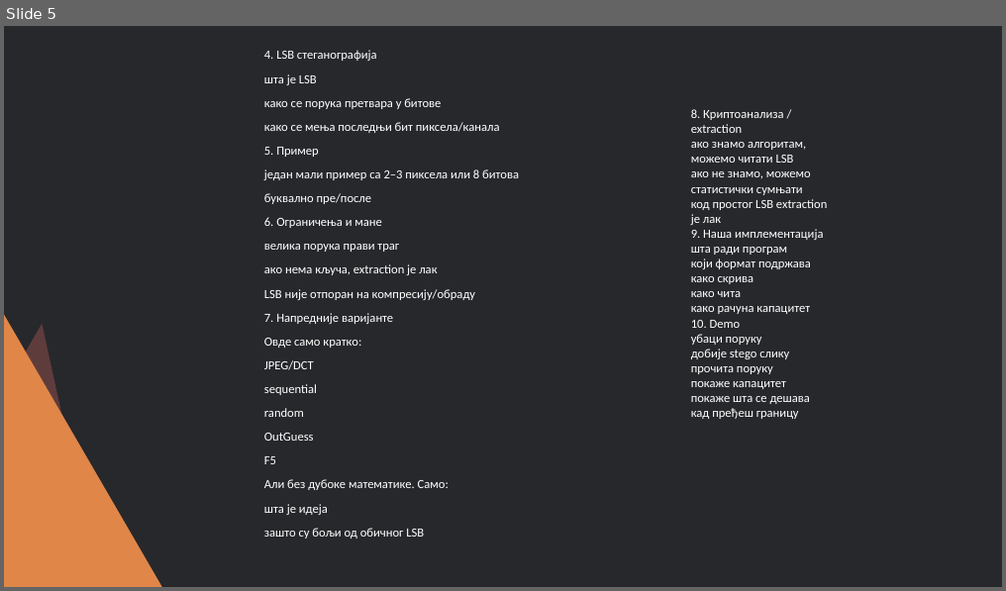
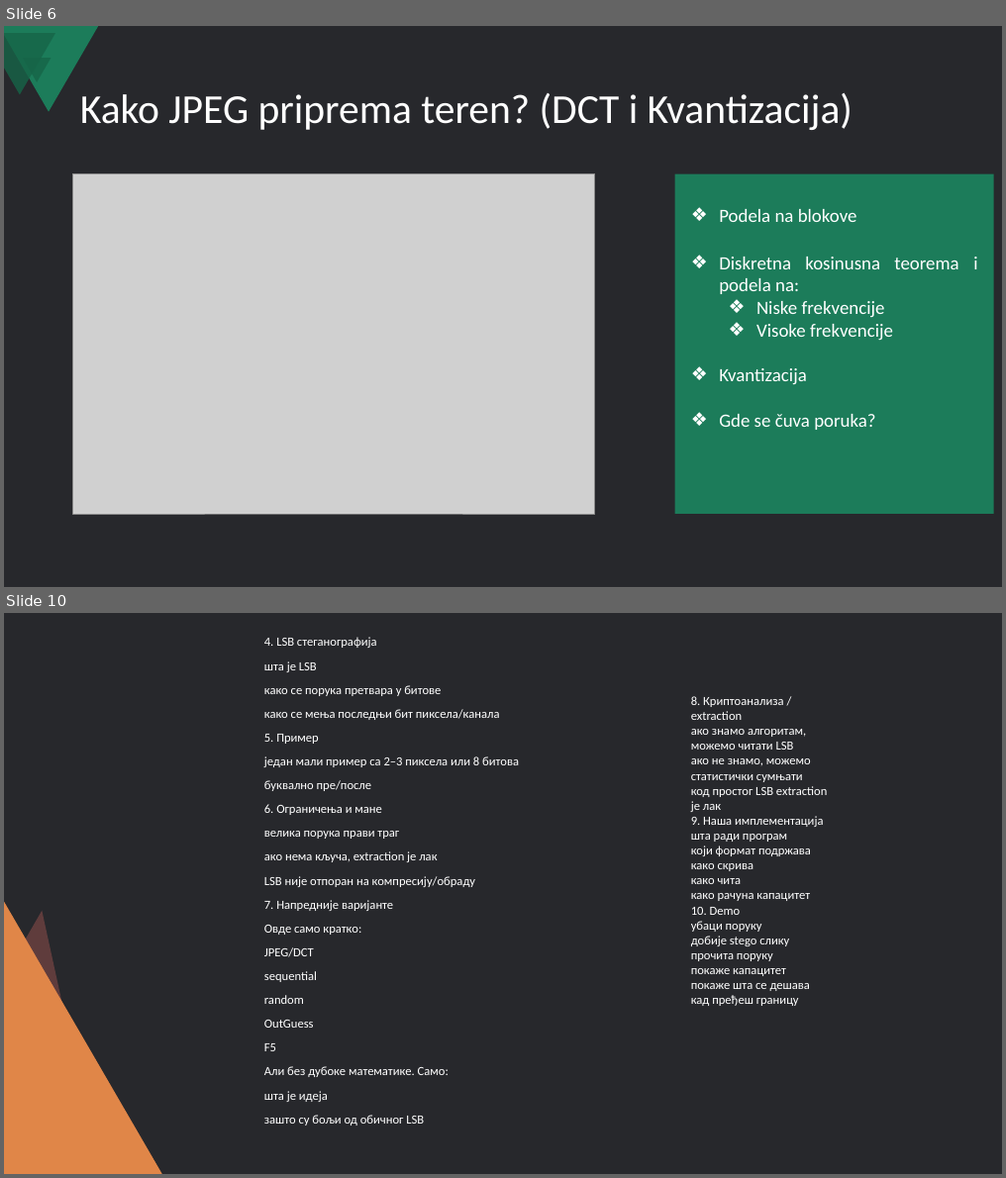
Before and after one commit to nikolasa004/Cybersecurity-Project, a slide deck: Steganography/Steganografija i LSB skrivanje poruka u slikama.pptx. Shown one above the other, each under a label of ours: slide 5 before the commit, slides 6 and 10 after it; the slides between them are not shown. The pictures are 1006x591 and 1006x1178 pixels, drawn with LibreOffice and Linux fonts; fonts in the diff are those of the drawing; grey boxes stand for pictures. Boxes give left, top, right and bottom in pixels: in the first picture for what was removed or moved away, otherwise in the second. Text is boxed around its words. In the diff, an @@ line names an element or a change of style, - is before the commit and + after.

Commit message:
feat: Add JPEG slides to presentation

```diff
--- a/Steganography/Steganografija i LSB skrivanje poruka u slikama.pptx
+++ b/Steganography/Steganografija i LSB skrivanje poruka u slikama.pptx
@@ slide 6 added at [4, 26, 1002, 587], background #27282C @@
@@ freeform shape added at [4, 26, 99, 111], fill #1C7C5A @@
@@ freeform shape added at [4, 33, 55, 94], fill #166548 at 80% opacity @@
@@ triangle added at [23, 59, 52, 82], fill #166548 at 80% opacity @@
@@ title added at [80, 93, 852, 130], 39.6 pt, text #FFFFFF @@
+Kako JPEG priprema teren? (DCT i Kvantizacija)
@@ picture added at [73, 174, 595, 514] @@
@@ rectangle added at [675, 174, 994, 514], fill #1C7C5A @@
@@ text added at [719, 209, 977, 430], 18 pt, text #FFFFFF @@
+❖ Podela na blokove
+❖ Diskretna kosinusna teorema i podela na:
+  ❖ Niske frekvencije
+  ❖ Visoke frekvencije
+❖ Kvantizacija
+❖ Gde se čuva poruka?
@@ what was slide 5 is now slide 10 @@
```
Also in this commit, not shown: 4 other slides added, 1 other file.
